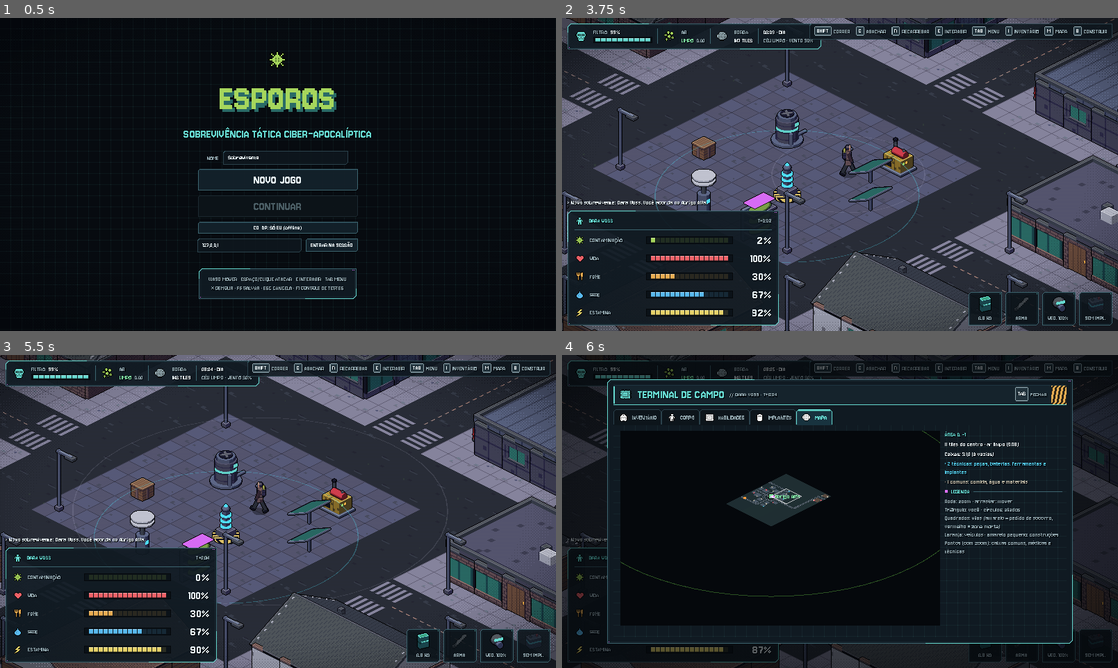
Above: before the commit, frames 1-4 (two rows, left to right).
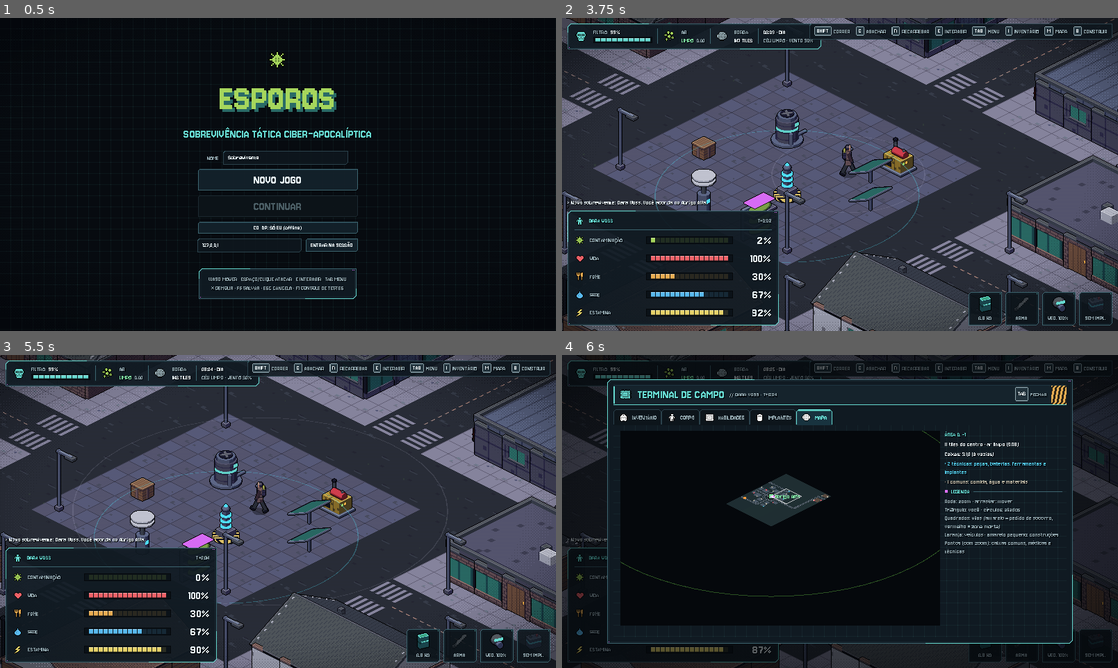
Above: after the commit, the same moments.

Repository: Wesley-LeoL/Esporos
Game: Godot game, scene res://scenes/main.tscn
The game is run twice, just before and just after one commit, with the same random seed, the same clock (stepped at 60 frames per second) and the same inputs.
Inputs (mouse positions are in pixels of both pictures, inside the frame that each line leads up to):
- Up to frame 1 (0.5 s): no input
- Up to frame 2 (3.75 s): click "NOVO JOGO" at 0.5 s; click "COMEÇAR" at 1.25 s; tap Enter at 2 s; move the mouse to (962, 158) at 2.02 s; hold D (move_right) 2.03-2.75 s; hold Space (attack) 2.03-2.75 s; click (962, 158) at 2.17 s; drag from (728, 190) to (812, 237) at 2.77 s; move the mouse to (895, 105) at 3.52 s; hold D (move_right) from 3.53 s (still down); hold E (interact) from 3.53 s (still down)
- Up to frame 3 (5.5 s): release D (move_right) at 4.25 s; release E (interact) at 4.25 s; drag from (250, 574) to (111, 464) at 4.27 s; move the mouse to (444, 558) at 5.02 s; hold A (move_left) from 5.03 s (still down); hold Shift (sprint) from 5.03 s (still down)
- Up to frame 4 (6 s): tap M (map) at 5.65 s; release A (move_left) at 5.75 s; release Shift (sprint) at 5.75 s; drag from (778, 527) to (756, 433) at 5.77 s

Frame 1 is identical in both runs. In frame 2, less than 0.1% of the frame differs, in the area x 0-86%, y 22-95%; in frame 3, less than 0.1%; in frame 4, less than 0.1%.

Commit message:
Interior escondido de fora: sombra, espiar pela janela
- Prédio só abre (telhado some, paredes descem) com o jogador dentro.
- De fora, o interior fica em sombra (piso, móveis, caixas e divisórias);
  logo atrás do prédio o telhado fica translúcido sobre o interior escuro.
- Colado numa janela, vitrine ou buraco: telhado some e o interior aparece
  com pouca sombra, paredes inteiras.

Co-Authored-By: Claude Opus 5.5 <noreply@anthropic.com>
Claude-Session: https://claude.ai/code/session_012zWQ3HgupzswLAbX8CqoVw

Diff:
--- a/autoload/game.gd
+++ b/autoload/game.gd
@@ -189,6 +189,33 @@
 						p.teleport(world.ground.map_to_local(pl["cell"] + Vector2i(2, 2)))
 						break
 					found += 1
+		"tpwindow":
+			# fica do lado de fora de uma janela do prédio mais perto
+			var pc3 := world.tile_pos(p.position)
+			var bh := -1
+			var bdd := 1e9
+			for hid in world.houses:
+				if world.houses[hid]["windows"].is_empty():
+					continue
+				var dd2 := Vector2(world.houses[hid]["rect"].get_center()).distance_to(pc3)
+				if dd2 < bdd:
+					bdd = dd2
+					bh = hid
+			if bh >= 0:
+				var kw: Vector3i = world.houses[bh]["windows"][0]
+				var c1 := Vector2i(kw.x, kw.y)
+				var c2 := c1 + (Vector2i(1, 0) if kw.z == 0 else Vector2i(0, 1))
+				var outc := c2 if world.houses[bh]["rect"].has_point(c1) else c1
+				p.teleport(world.ground.map_to_local(outc))
+		"houseinfo":
+			var pc2 := world.tile_pos(p.position)
+			for hid in world.houses:
+				var hr2: Rect2i = world.houses[hid]["rect"]
+				if Vector2(hr2.get_center()).distance_to(pc2) < 8.0:
+					print("[casa] ", hid, " ", world.houses[hid]["estado"], " ", world.houses[hid]["tipo"], " roof=", world.houses[hid]["roof"], " open=", world.house_open.get(hid))
+			for wn in world.wall_nodes.values():
+				if wn.low and wn.house_id >= 0:
+					print("[parede baixa] ", wn.kind, " casa ", wn.house_id)
 		"tphouse":
 			# entra no prédio n mais perto (n = 0, 1, ...); "out" = para fora, na frente da porta
 			var hl: Array = world.houses.keys()
--- a/scripts/entities/house.gd
+++ b/scripts/entities/house.gd
@@ -1,50 +1,128 @@
 class_name House
 extends Node2D
 ## Prédio explorável do mapa. O piso é do chão (World.ground_cells), as paredes são WallEdge
-## (World.map_walls) e os móveis e caixas são objetos comuns; este nó só desenha o telhado,
-## cortado em faixas para a ordenação de profundidade, e o esconde quando o jogador local
-## entra ou passa logo atrás do prédio (corte do The Sims). Nesses casos o prédio fica
-## "aberto" (World.house_open) e as paredes dele perto do jogador descem.
+## (World.map_walls) e os móveis e caixas são objetos comuns; este nó desenha o telhado,
+## cortado em faixas para a ordenação de profundidade, e controla o que se vê do interior:
+##
+##   dentro    telhado some, sem sombra e as paredes perto do jogador descem (corte do The Sims)
+##   espiando  jogador do lado de fora, colado numa janela, vitrine ou buraco: telhado some e
+##             o interior aparece com pouca sombra; as paredes continuam inteiras
+##   atrás     jogador logo atrás do prédio: telhado translúcido e interior escuro
+##   fora      telhado inteiro; sem telhado (ruínas), o interior fica escuro
+## Assim, de fora não dá para ver o que há lá dentro sem chegar perto de uma abertura.
+
+const SHADE_DARK := 0.88
+const SHADE_PEEK := 0.3
 
 var id := 0
 var rect := Rect2i()
 var roof := ""
 var world: World
 var _strips: Array[Sprite2D] = []
+var _roof_node: Node2D
+var _floor: HouseShade
 var _t := 0.0
+var _scan_t := 0.0
+var _shade := -1.0
+var _inside_nodes: Array = []
+var _windows: Array[Vector2] = []
 
 
 func _ready() -> void:
 	y_sort_enabled = true
-	if roof == "" or not CityCatalog.ROOFS.has(roof):
-		return
-	var info: Array = CityCatalog.ROOFS[roof]
-	if info.is_empty():
-		return
-	var tex: Texture2D = load("res://assets/art/generated/town/roofs/%s.png" % roof)
-	var fp := rect.size
-	var w := float(fp.x)
-	var d := float(fp.y)
-	var bottom := Vector2(World.HALF_W * 0.5 * (w - d), World.HALF_H * 0.5 * (w + d))
-	var center := Vector2(int(info[2]), int(info[3])) - bottom
-	_strips = ArtDB.add_strips(self, tex, Rect2(0, 0, int(info[0]), int(info[1])), center, fp, 20, 2.0)
+	_roof_node = Node2D.new()
+	_roof_node.y_sort_enabled = true
+	add_child(_roof_node)
+	if roof != "" and CityCatalog.ROOFS.has(roof):
+		var info: Array = CityCatalog.ROOFS[roof]
+		var tex: Texture2D = load("res://assets/art/generated/town/roofs/%s.png" % roof)
+		var w := float(rect.size.x)
+		var d := float(rect.size.y)
+		var bottom := Vector2(World.HALF_W * 0.5 * (w - d), World.HALF_H * 0.5 * (w + d))
+		var center := Vector2(int(info[2]), int(info[3])) - bottom
+		_strips = ArtDB.add_strips(_roof_node, tex, Rect2(0, 0, int(info[0]), int(info[1])), center, rect.size, 20, 2.0)
+	# sombra do piso: na camada do chão, por baixo das entidades
+	_floor = HouseShade.new()
+	_floor.world = world
+	_floor.rect = rect
+	world.art_ground.add_child(_floor)
+	for k: Vector3i in world.houses[id].get("windows", []):
+		_windows.append(world.edge_pos(k))
 	_t = randf() * 0.1
+
+
+func _exit_tree() -> void:
+	if is_instance_valid(_floor):
+		_floor.queue_free()
 
 
 func _process(delta: float) -> void:
 	_t -= delta
+	_scan_t -= delta
 	if _t > 0.0:
 		return
 	_t = 0.1
-	var open := false
+	var state := "fora"
 	var pl: Player = world.local_player() if world != null else null
 	if pl != null and pl.alive:
 		var tp := world.tile_pos(pl.position)
 		var c := Vector2i(floori(tp.x), floori(tp.y))
-		# dentro, ou logo atrás do prédio (do lado de cima da tela)
-		open = rect.has_point(c) or Rect2i(rect.position - Vector2i(2, 2), rect.size + Vector2i(2, 2)).has_point(c)
-	world.house_open[id] = open
-	var target := 0.0 if open else 1.0
-	if not is_equal_approx(modulate.a, target):
-		modulate.a = move_toward(modulate.a, target, 0.5)
-		visible = modulate.a > 0.01
+		if rect.has_point(c):
+			state = "dentro"
+		else:
+			for wp in _windows:
+				var off := wp - pl.position
+				if Vector2(off.x, off.y * 2.0).length() < 62.0:
+					state = "espiando"
+					break
+			if state == "fora" and Rect2i(rect.position - Vector2i(2, 2), rect.size + Vector2i(2, 2)).has_point(c):
+				state = "atras"
+	world.house_open[id] = state == "dentro"
+	var roof_a := 1.0
+	var shade := SHADE_DARK
+	match state:
+		"dentro":
+			roof_a = 0.0
+			shade = 0.0
+		"espiando":
+			roof_a = 0.0
+			shade = SHADE_PEEK
+		"atras":
+			roof_a = 0.45
+	if not is_equal_approx(_roof_node.modulate.a, roof_a):
+		_roof_node.modulate.a = move_toward(_roof_node.modulate.a, roof_a, 0.35)
+		_roof_node.visible = _roof_node.modulate.a > 0.01
+	_set_shade(shade)
+
+
+## Escurece o piso e o que está dentro (móveis, caixas, construções e divisórias).
+func _set_shade(s: float) -> void:
+	if _scan_t <= 0.0:
+		_scan_t = 1.5
+		_scan()
+		_shade = -1.0
+	if is_equal_approx(s, _shade):
+		return
+	_shade = s
+	_floor.alpha = s * 0.85
+	_floor.queue_redraw()
+	var k := 1.0 - 0.82 * s
+	var col := Color(k, k, minf(1.0, k * 1.08), 1.0)
+	for n in _inside_nodes:
+		if is_instance_valid(n):
+			(n as CanvasItem).modulate = col
+
+
+func _scan() -> void:
+	_inside_nodes.clear()
+	for n in world.entities.get_children():
+		if n is WallEdge:
+			var we := n as WallEdge
+			if we.partition and we.house_id == id:
+				_inside_nodes.append(we)
+			continue
+		if not (n is Prop or n is LootContainer or n is Structure):
+			continue
+		var tp := world.tile_pos((n as Node2D).position)
+		if rect.has_point(Vector2i(floori(tp.x), floori(tp.y))):
+			_inside_nodes.append(n)
--- /dev/null
+++ b/scripts/entities/house_shade.gd
@@ -0,0 +1,21 @@
+class_name HouseShade
+extends Node2D
+## Sombra sobre o piso de um prédio visto de fora (desenhada na camada do chão, abaixo das
+## entidades). O nível vem de House.
+
+var world: World
+var rect := Rect2i()
+var alpha := 0.0
+
+
+func _draw() -> void:
+	if alpha <= 0.01:
+		return
+	var g := world.ground
+	var p0 := g.map_to_local(rect.position) + Vector2(0, -World.HALF_H)
+	var hx := Vector2(World.HALF_W, World.HALF_H)
+	var hy := Vector2(-World.HALF_W, World.HALF_H)
+	var w := float(rect.size.x)
+	var d := float(rect.size.y)
+	var pts := PackedVector2Array([p0, p0 + hx * w, p0 + hx * w + hy * d, p0 + hy * d])
+	draw_colored_polygon(pts, Color(0.02, 0.02, 0.05, alpha))
--- a/scripts/entities/wall_edge.gd
+++ b/scripts/entities/wall_edge.gd
@@ -17,6 +17,8 @@
 var map := false
 ## Prédio do mapa a que a parede pertence (-1 = construída pelo jogador).
 var house_id := -1
+## Divisória interna (escurece com o interior quando o prédio é visto de fora).
+var partition := false
 var world: World
 var low := false
 var _shape: CollisionPolygon2D
--- a/scripts/world/map_gen.gd
+++ b/scripts/world/map_gen.gd
@@ -395,7 +395,8 @@
 	elif estado == "abandonada" and rng.randf() < 0.3:
 		roof = ""
 	var id := w.houses.size()
-	w.houses[id] = {"rect": rect, "roof": roof, "tipo": tipo, "estado": estado}
+	# "windows": bordas por onde dá para espiar o interior (janelas, vitrines, buracos)
+	w.houses[id] = {"rect": rect, "roof": roof, "tipo": tipo, "estado": estado, "windows": []}
 	w._plan_add(rect.position, {"t": "h", "id": id, "cell": rect.position})
 	for x in rect.size.x:
 		for y in rect.size.y:
@@ -433,6 +434,7 @@
 					elif variant == "parede" and rng.randf() < 0.14:
 						variant = "quebrada"
 					if variant != "porta" and rng.randf() < 0.05:
+						w.houses[id]["windows"].append(k)
 						continue
 				"esporos":
 					if variant in ["janela", "vitrine"]:
@@ -441,6 +443,8 @@
 						variant = "esporos"
 					elif variant == "parede" and rng.randf() < 0.2:
 						variant = "quebrada"
+			if variant in ["janela", "janela_q", "vitrine", "quebrada"]:
+				w.houses[id]["windows"].append(k)
 			var wk := "w_%s_%s" % [mat, variant]
 			var open := variant == "porta" and estado != "viva" and rng.randf() < 0.5
 			_add_map_wall(k, wk, open)
@@ -452,7 +456,7 @@
 			var gap := rect.position.y + rng.randi_range(0, rect.size.y - 1)
 			for y in range(rect.position.y, rect.end.y):
 				if y != gap:
-					_add_map_wall(Vector3i(px, y, 0), "w_%s_parede" % mat, false)
+					_add_map_wall(Vector3i(px, y, 0), "w_%s_parede" % mat, false, true)
 			door_cells.append(Vector2i(px, gap))
 			door_cells.append(Vector2i(px + 1, gap))
 		else:
@@ -460,7 +464,7 @@
 			var gap2 := rect.position.x + rng.randi_range(0, rect.size.x - 1)
 			for x in range(rect.position.x, rect.end.x):
 				if x != gap2:
-					_add_map_wall(Vector3i(x, py, 1), "w_%s_parede" % mat, false)
+					_add_map_wall(Vector3i(x, py, 1), "w_%s_parede" % mat, false, true)
 			door_cells.append(Vector2i(gap2, py))
 			door_cells.append(Vector2i(gap2, py + 1))
 	# móveis encostados nas paredes; o caminho da porta fica livre
@@ -535,8 +539,8 @@
 	return Vector2i(rect.end.x - 1, rect.position.y + rect.size.y / 2)
 
 
-func _add_map_wall(k: Vector3i, kind: String, open: bool) -> void:
-	w.map_walls[k] = {"kind": kind, "open": open, "h": w.houses.size() - 1}
+func _add_map_wall(k: Vector3i, kind: String, open: bool, partition := false) -> void:
+	w.map_walls[k] = {"kind": kind, "open": open, "h": w.houses.size() - 1, "p": partition}
 	var ch := World.chunk_of(Vector2i(k.x, k.y))
 	if not w.map_walls_by_chunk.has(ch):
 		w.map_walls_by_chunk[ch] = []
--- a/scripts/world/world.gd
+++ b/scripts/world/world.gd
@@ -121,8 +121,10 @@
 ## Paredes dos prédios do mapa: Vector3i(x, y, d) -> {"kind", "open"}, e as chaves por chunk.
 var map_walls := {}
 var map_walls_by_chunk := {}
-## Prédios abertos agora (jogador local dentro ou logo atrás): id -> true.
+## Prédios abertos agora (jogador local dentro): id -> true.
 var house_open := {}
+## Sombra do interior de cada prédio visto de fora (0 = sem sombra, 1 = escuro).
+var house_shade := {}
 ## Chão planejado que foge da regra da zona (praças, parques, lavouras, estacionamentos).
 var ground_cells := {}
 ## Lavouras: livres para andar, mas nada é posto em cima.
@@ -409,6 +411,7 @@
 	w.kind = str(src["kind"])
 	w.map = from_map
 	w.house_id = int(src.get("h", -1))
+	w.partition = bool(src.get("p", false))
 	w.cell = Vector2i(k.x, k.y)
 	w.dir = k.z
 	w.open = bool(src.get("open", false))
Not shown, added: scripts/entities/house_shade.gd.uid
Not shown, changed: docs/GDD.md
